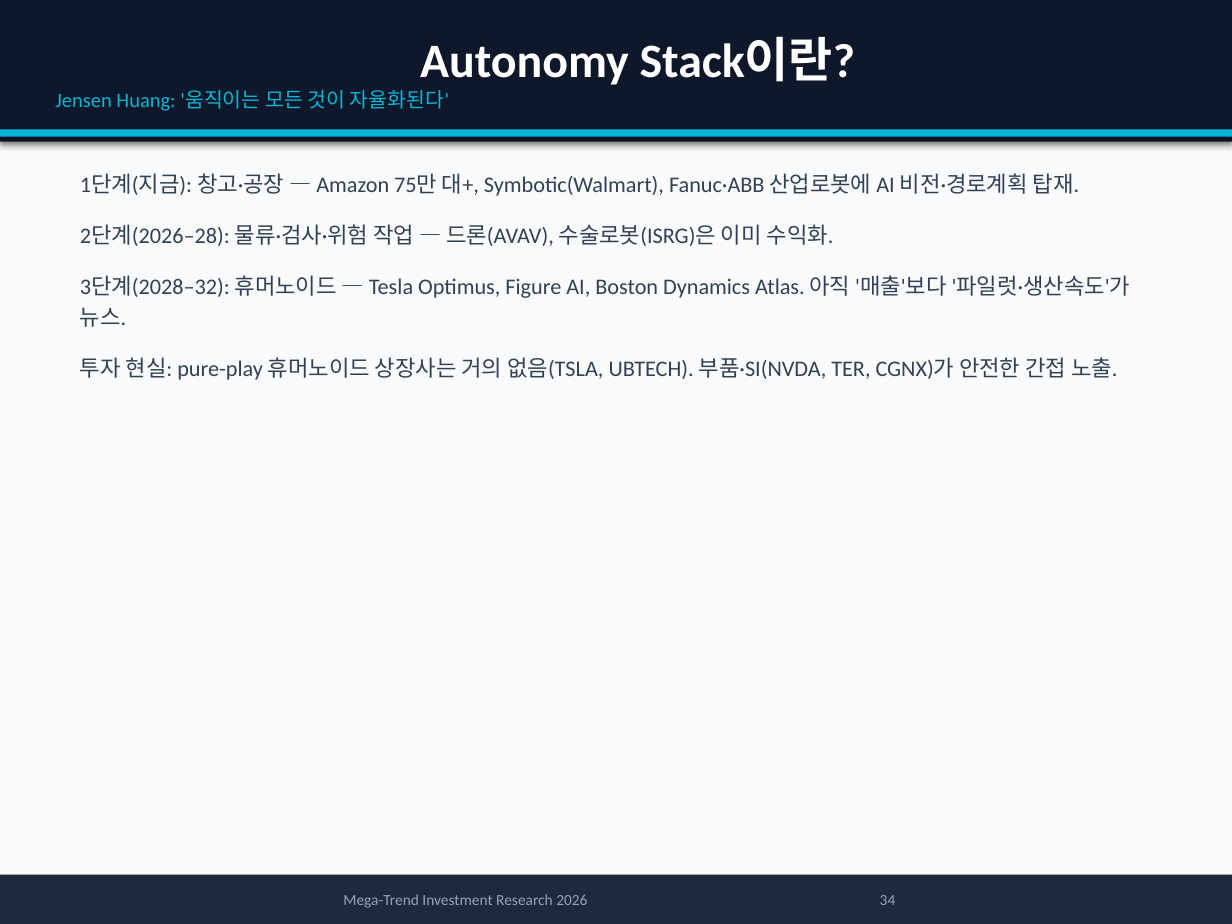
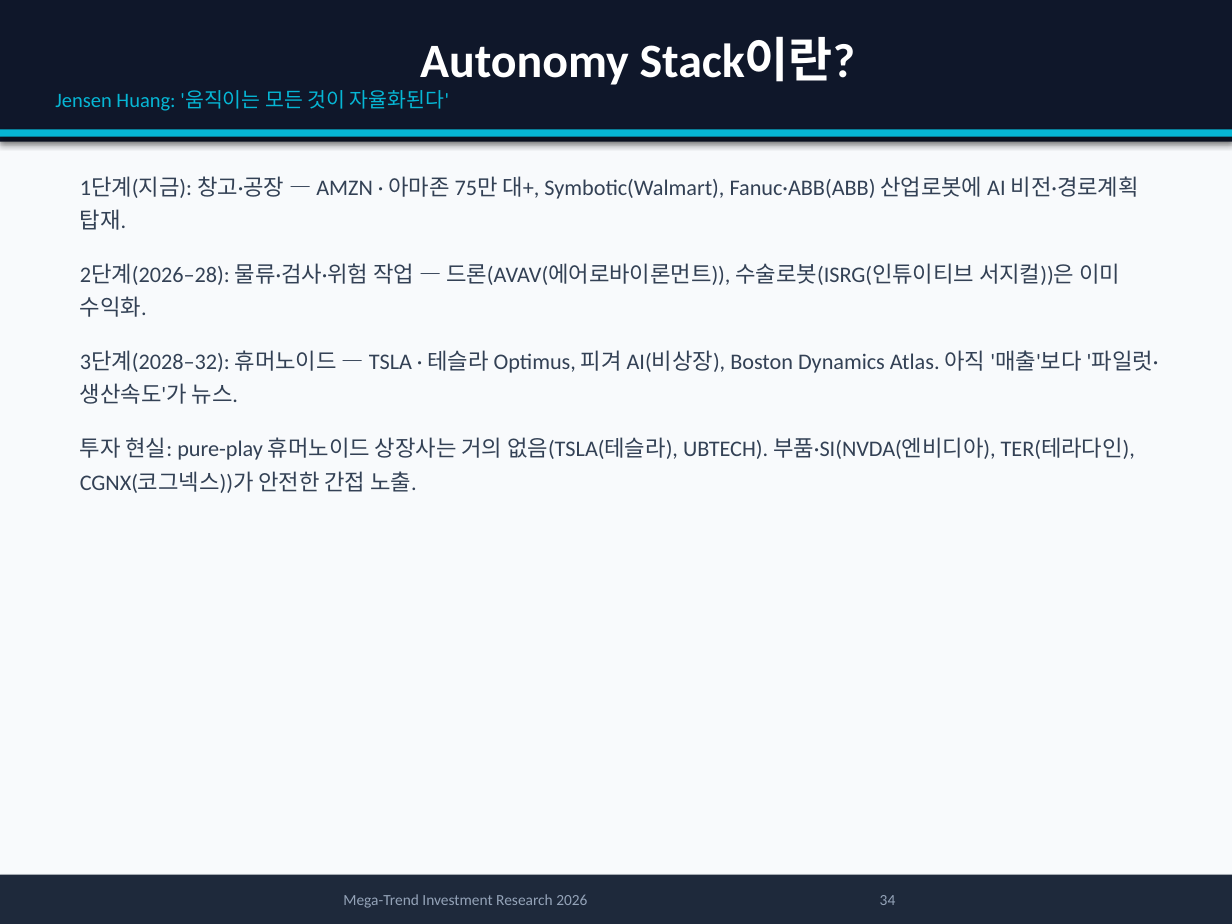
Before and after one commit to yskkkk/Stock, a slide deck: slide 34 of reports/megatrend-investment-report-2026.pptx. Drawn at 1232x924 pixels with LibreOffice and Linux fonts; fonts in the diff are those of the drawing. Boxes give left, top, right and bottom in pixels: in the first picture for what was removed or moved away, otherwise in the second. Text is boxed around its words. In the diff, an @@ line names an element or a change of style, - is before the commit and + after.

```diff
--- a/reports/megatrend-investment-report-2026.pptx
+++ b/reports/megatrend-investment-report-2026.pptx
@@ text at (x1=80, y1=176, x2=1159, y2=493): text changed @@
-1단계(지금): 창고·공장 — Amazon 75만 대+, Symbotic(Walmart), Fanuc·ABB 산업로봇에 AI 비전·경로계획 탑재.
-2단계(2026–28): 물류·검사·위험 작업 — 드론(AVAV), 수술로봇(ISRG)은 이미 수익화.
-3단계(2028–32): 휴머노이드 — Tesla Optimus, Figure AI, Boston Dynamics Atlas. 아직 '매출'보다 '파일럿·생산속도'가 뉴스.
-투자 현실: pure-play 휴머노이드 상장사는 거의 없음(TSLA, UBTECH). 부품·SI(NVDA, TER, CGNX)가 안전한 간접 노출.
+1단계(지금): 창고·공장 — AMZN · 아마존 75만 대+, Symbotic(Walmart), Fanuc·ABB(ABB) 산업로봇에 AI 비전·경로계획 탑재.
+2단계(2026–28): 물류·검사·위험 작업 — 드론(AVAV(에어로바이론먼트)), 수술로봇(ISRG(인튜이티브 서지컬))은 이미 수익화.
+3단계(2028–32): 휴머노이드 — TSLA · 테슬라 Optimus, 피겨 AI(비상장), Boston Dynamics Atlas. 아직 '매출'보다 '파일럿·생산속도'가 뉴스.
+투자 현실: pure-play 휴머노이드 상장사는 거의 없음(TSLA(테슬라), UBTECH). 부품·SI(NVDA(엔비디아), TER(테라다인), CGNX(코그넥스))가 안전한 간접 노출.
```
Also in this commit, not shown: 30 other slides changed, 1 other file.
